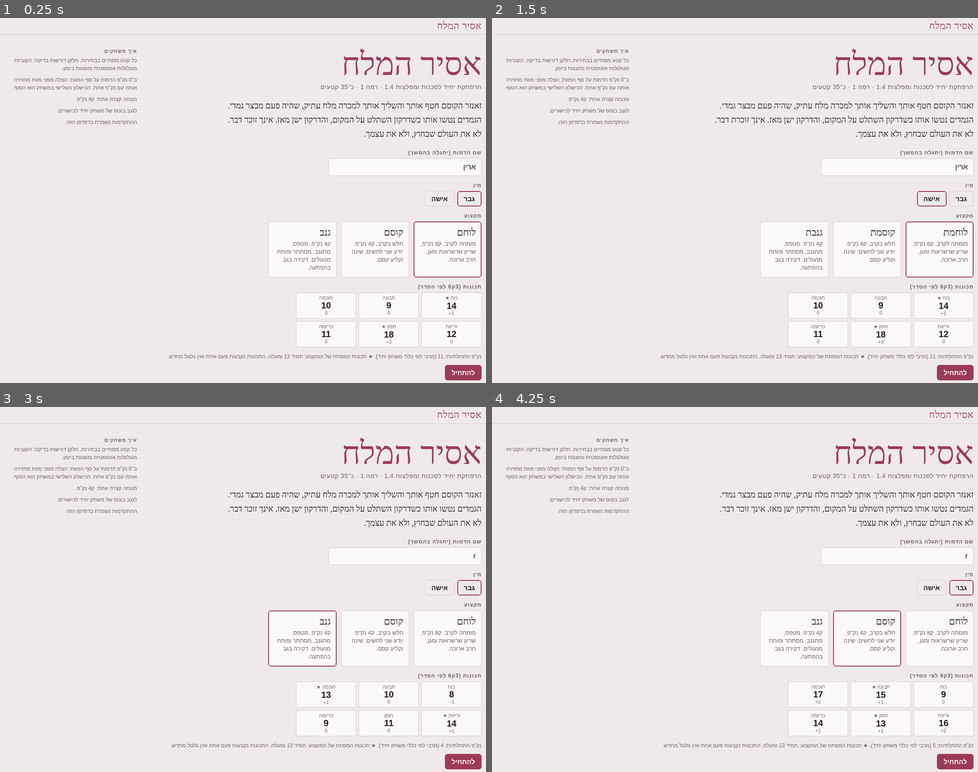
Above: before the commit, frames 1-4 (two rows, left to right).
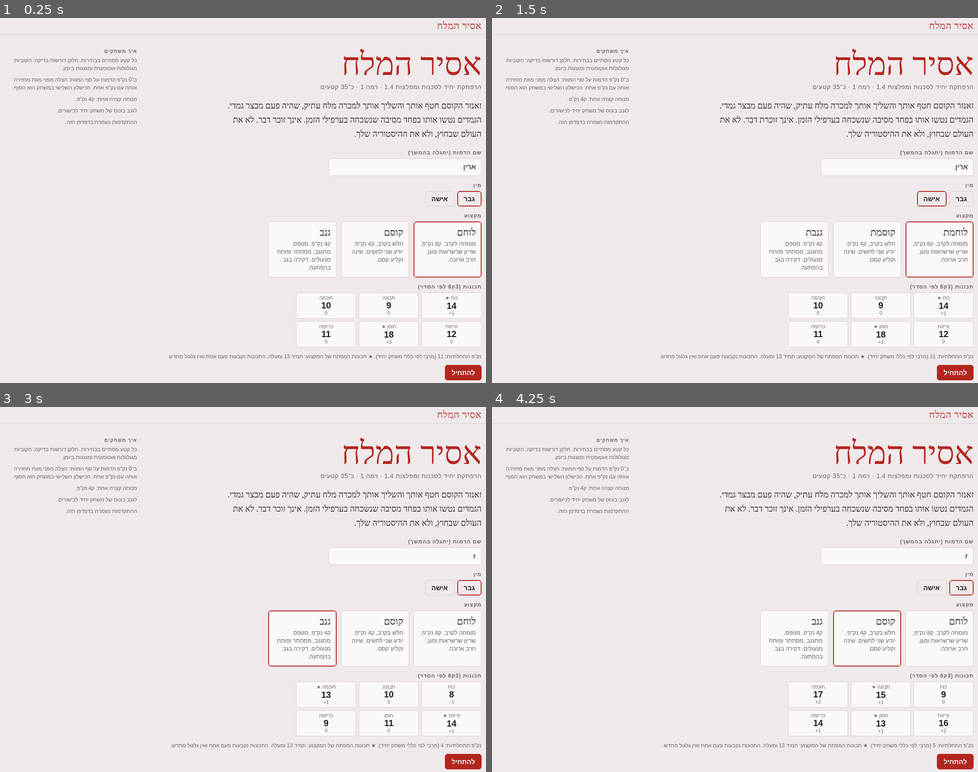
Above: after the commit, the same moments.

Repository: blackdogcomp/tammiro-game-zanzer
Game: browser game, page index.html
Same seed, same stepped clock (60 frames per second), same inputs: the game is played once before the commit and once after it.
Inputs (mouse positions are in pixels of both pictures, inside the frame that each line leads up to):
- Up to frame 1 (0.25 s): no input
- Up to frame 2 (1.5 s): click (739, 200) at 0.27 s; click (739, 237) at 1.07 s; click "אישה" at 1.27 s
- Up to frame 3 (3 s): click (155, 553) at 1.67 s; click (403, 556) at 1.87 s; type "r" at 1.87 s; tap Enter at 1.9 s; click (340, 534) at 2.27 s; click "גבר" at 2.47 s; click (315, 662) at 2.87 s
- Up to frame 4 (4.25 s): click "גנב ק4 נק'פ. מטפס, מתגנב, מסת…" at 3.07 s; click (623, 680) at 3.47 s; click "קוסם חלש בקרב, ק4 נק'פ. יודע …" at 3.67 s; click (739, 516) at 4.07 s

The runs differ from the first frame. In frame 1, 1.3% of the frame differs, in the area x 47-100%, y 0-100%; in frame 2, 1.4%, in the area x 45-100%, y 0-100%; in frame 3, 1.3%; in frame 4, 1.3%.

Commit message:
Add files via upload

Diff:
--- a/index.html
+++ b/index.html
@@ -8,17 +8,17 @@
 /* Layout: gamebook page on the right (RTL), character sheet as a narrow ledger on the left; stacks on phones */
 :root{
   --bg:#efe9eb; --surface:#fbf8f9; --sunk:#e6dee1; --ink:#231b21; --muted:#6c5f68; --line:#d8ccd1;
-  --salt:#9c3b57; --frost:#22708a; --danger:#a3271d; --good:#2e6a3a;
+  --salt:#b3261e; --frost:#22708a; --danger:#a3271d; --good:#2e6a3a;
   --f-display:"Suez One","David Libre",serif;
   --f-body:"David Libre","David",Georgia,serif;
   --f-ui:"Assistant","Arial Hebrew",Arial,sans-serif;
 }
 @media (prefers-color-scheme: dark){:root:not([data-theme="light"]){
   --bg:#141117; --surface:#1d1921; --sunk:#26212b; --ink:#ece4e8; --muted:#a2959e; --line:#372f3a;
-  --salt:#e58ba3; --frost:#7cc3d6; --danger:#ee6a5e; --good:#80c48f; color-scheme:dark}}
+  --salt:#e5483b; --frost:#7cc3d6; --danger:#ee6a5e; --good:#80c48f; color-scheme:dark}}
 :root[data-theme="dark"]{
   --bg:#141117; --surface:#1d1921; --sunk:#26212b; --ink:#ece4e8; --muted:#a2959e; --line:#372f3a;
-  --salt:#e58ba3; --frost:#7cc3d6; --danger:#ee6a5e; --good:#80c48f; color-scheme:dark}
+  --salt:#e5483b; --frost:#7cc3d6; --danger:#ee6a5e; --good:#80c48f; color-scheme:dark}
 html,body{background:var(--bg);color:var(--ink)}
 body{font-family:var(--f-ui)}
 body::before{content:"";position:fixed;inset:0 0 auto;height:env(safe-area-inset-top,0px);z-index:10;background:var(--bg)}
@@ -463,7 +463,7 @@
 function creation(){
  const c=CL[cr.cls],cs=cr.rolls[cr.cls],hp=Math.max(1,c.hd+mod(cs.con));
  return`<div class="hero">אסיר המלח</div><div class="tag">הרפתקת יחיד לסכנות ומפלצות 1.4 · רמה 1 · כ־35 קטעים</div>
- <div class="intro"><p>זאנזר הקוסם חטף אותך והשליך אותך למכרה מלח עתיק, שהיה פעם מבצר גמדי. הגמדים נטשו אותו כשדרקון השתלט על המקום, והדרקון ישן מאז. ${cr.g==='f'?'אינך זוכרת':'אינך זוכר'} דבר. לא את העולם שבחוץ, ולא את עצמך.</p></div>
+ <div class="intro"><p>זאנזר הקוסם חטף אותך והשליך אותך למכרה מלח עתיק, שהיה פעם מבצר גמדי. הגמדים נטשו אותו בפחד מסיבה שנשכחה בערפילי הזמן. ${cr.g==='f'?'אינך זוכרת':'אינך זוכר'} דבר. לא את העולם שבחוץ, ולא את ההיסטוריה שלך.</p></div>
  <div class="field"><label for="nm">שם הדמות (יתגלה בהמשך)</label><input type="text" id="nm" value="${esc(cr.name)}" maxlength="24"></div>
  <div class="field"><label>מין</label><div class="seg">${B('גבר',()=>{cr.g='m';saveCr(cr);render()},'btn',`aria-pressed="${cr.g==='m'}"`)}${B('אישה',()=>{cr.g='f';saveCr(cr);render()},'btn',`aria-pressed="${cr.g==='f'}"`)}</div></div>
  <div class="field"><label>מקצוע</label><div class="classes">${Object.keys(CL).map(k=>B(`<span class="n">${cr.g==='f'?CL[k].nf:CL[k].n}</span><span class="d">${CL[k].desc}</span>`,()=>{cr.cls=k;saveCr(cr);render()},'cls',`aria-pressed="${cr.cls===k}"`)).join('')}</div></div>
